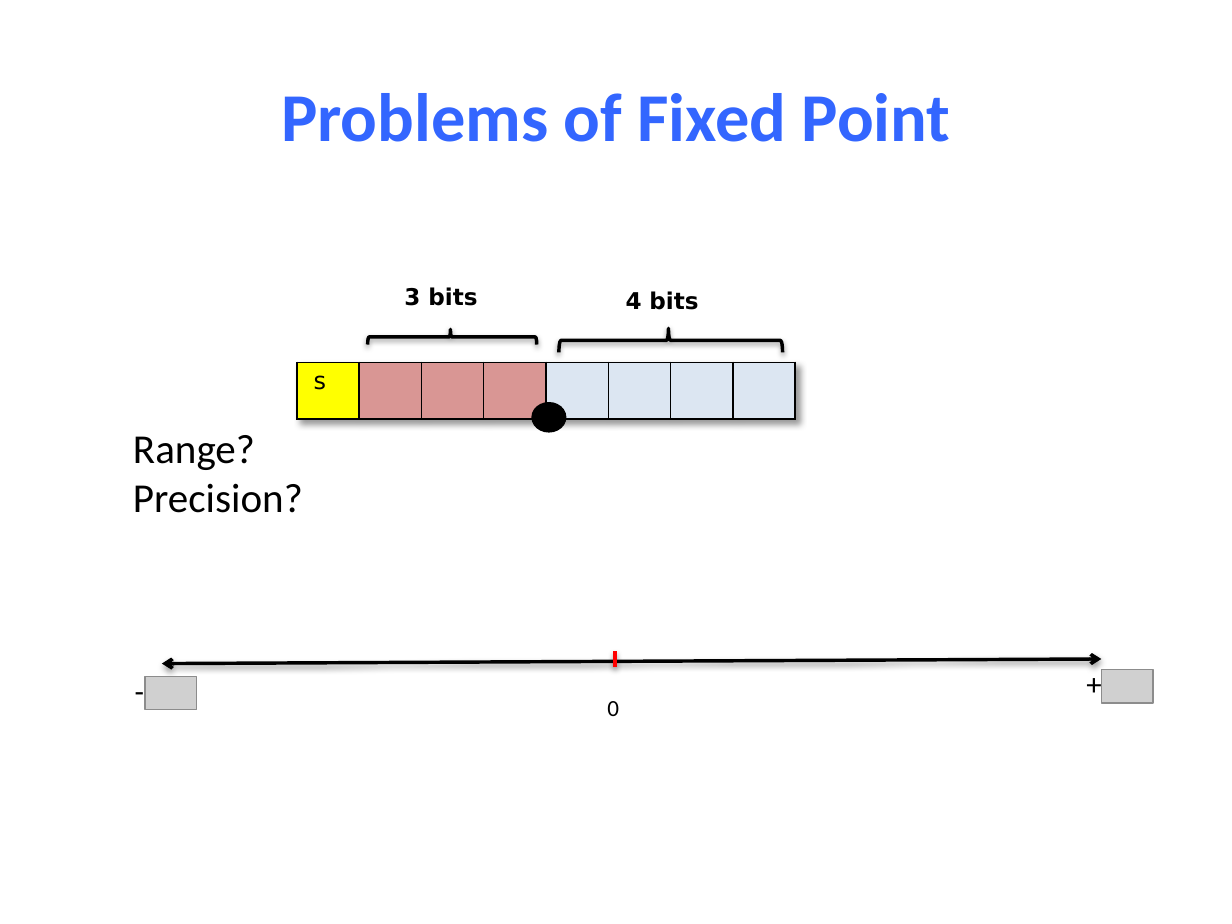
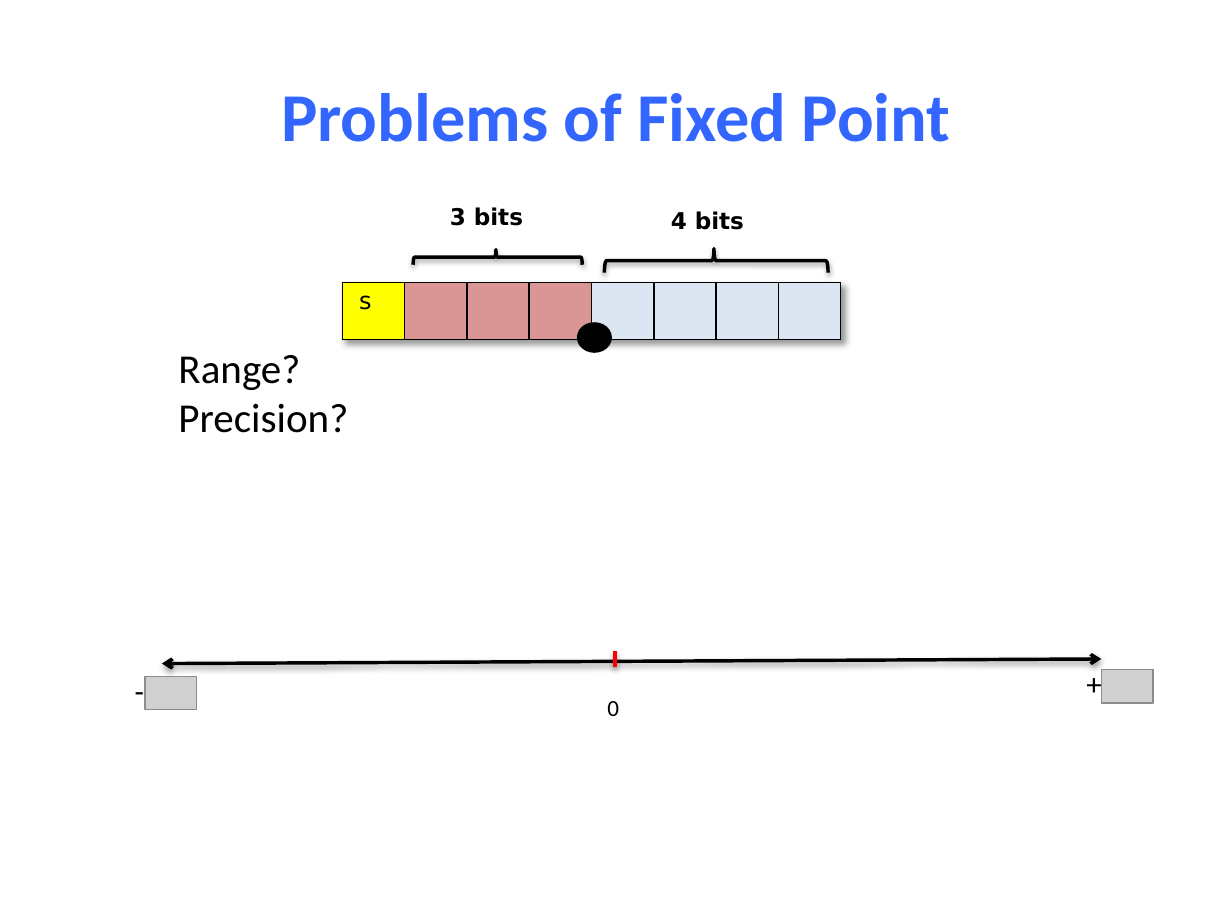
Before and after one commit to NYU-CSO/nyu-cso.github.io, a slide deck: slide 11 of notes/03-floats.pptx (slide 10 before the commit). Drawn at 1232x924 pixels with LibreOffice and Linux fonts; fonts in the diff are those of the drawing; grey boxes stand for pictures. Boxes give left, top, right and bottom in pixels: in the first picture for what was removed or moved away, otherwise in the second. Text is boxed around its words. In the diff, an @@ line names an element or a change of style, - is before the commit and + after.

```diff
--- a/notes/03-floats.pptx
+++ b/notes/03-floats.pptx
@@ 3 texts, 2 left braces, 1 table, 1 ellipse moved together from (x1=133, y1=287, x2=800, y2=513) to (x1=178, y1=207, x2=845, y2=433) @@
```
Also in this commit, not shown: 14 other slides changed, 2 slides added, 1 other file.
